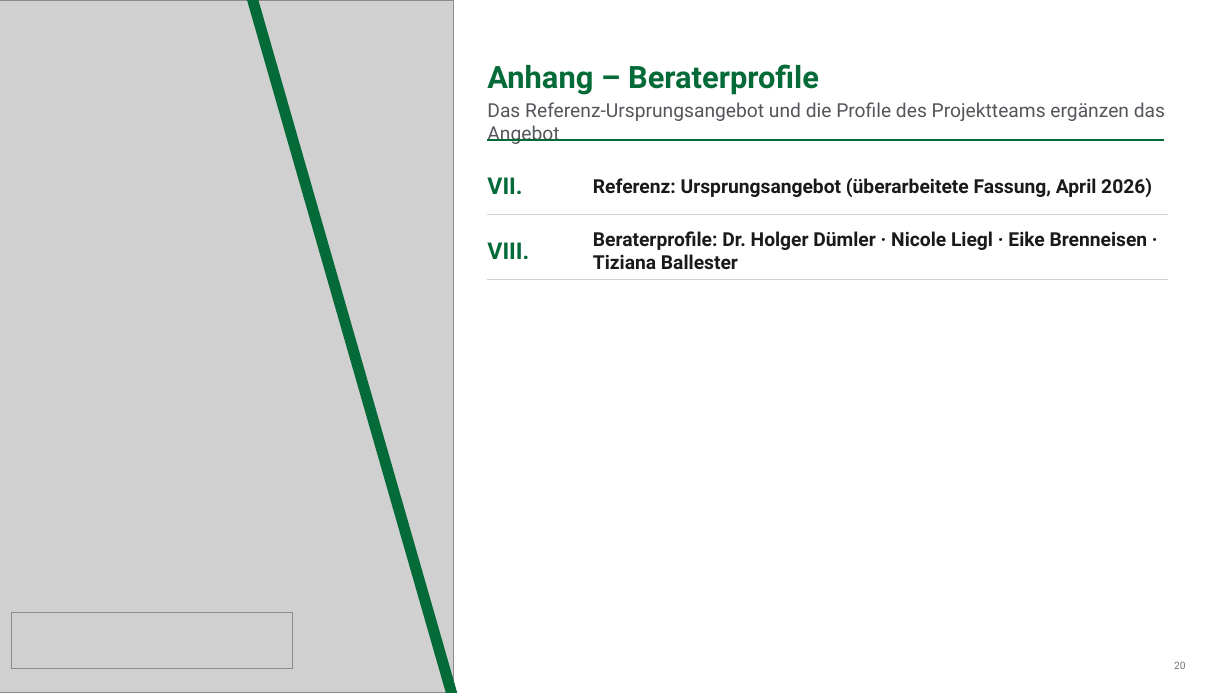
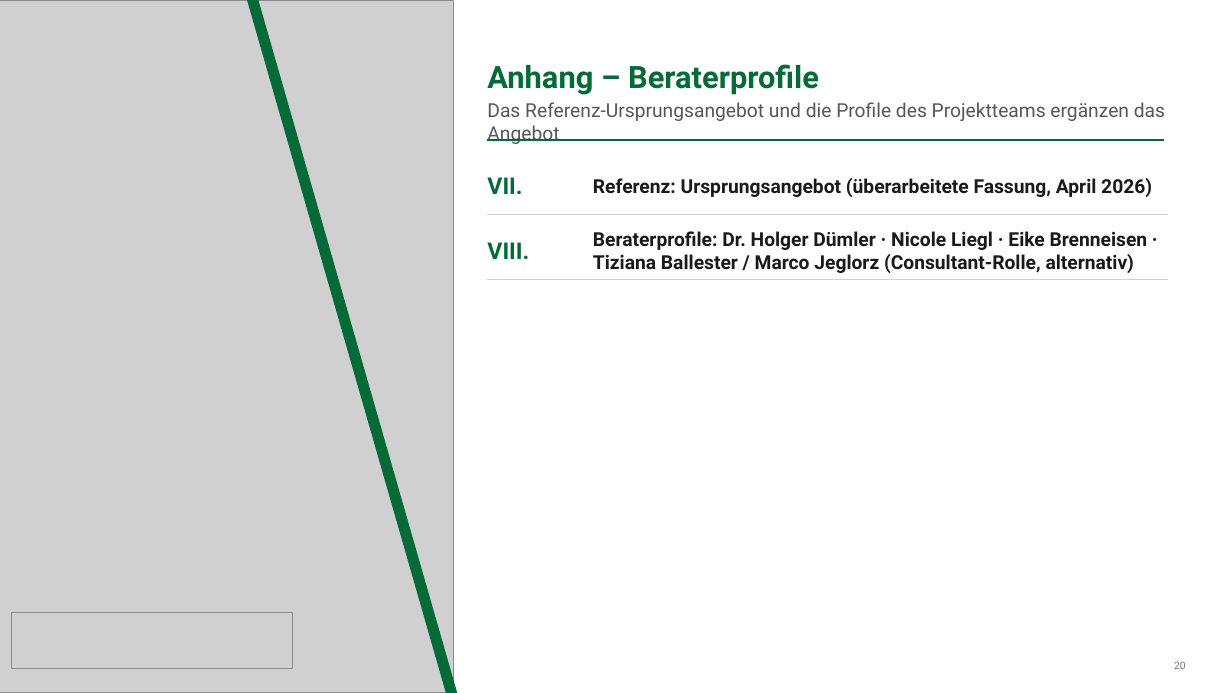
Before and after one commit to brenneisen-e/01_ki-arbeitsplatz, a slide deck: slide 20 of Bestandsuebertragung/kontextdokumente/20260702_ERGO_HR Sales_Makler meets KI_Angebot Deloitte_vworking.pptx. Drawn at 1232x693 pixels with LibreOffice and Linux fonts; fonts in the diff are those of the drawing; grey boxes stand for pictures. Boxes give left, top, right and bottom in pixels: in the first picture for what was removed or moved away, otherwise in the second. Text is boxed around its words. In the diff, an @@ line names an element or a change of style, - is before the commit and + after.

```diff
--- a/Bestandsuebertragung/kontextdokumente/20260702_ERGO_HR Sales_Makler meets KI_Angebot Deloitte_vworking.pptx
+++ b/Bestandsuebertragung/kontextdokumente/20260702_ERGO_HR Sales_Makler meets KI_Angebot Deloitte_vworking.pptx
@@ text at [593,231,1148,273]: text changed @@
-Beraterprofile: Dr. Holger Dümler · Nicole Liegl · Eike Brenneisen · Tiziana Ballester
+Beraterprofile: Dr. Holger Dümler · Nicole Liegl · Eike Brenneisen · Tiziana Ballester / Marco Jeglorz (Consultant-Rolle, alternativ)
```
Also in this commit, not shown: 2 other slides changed, 1 slide added.
